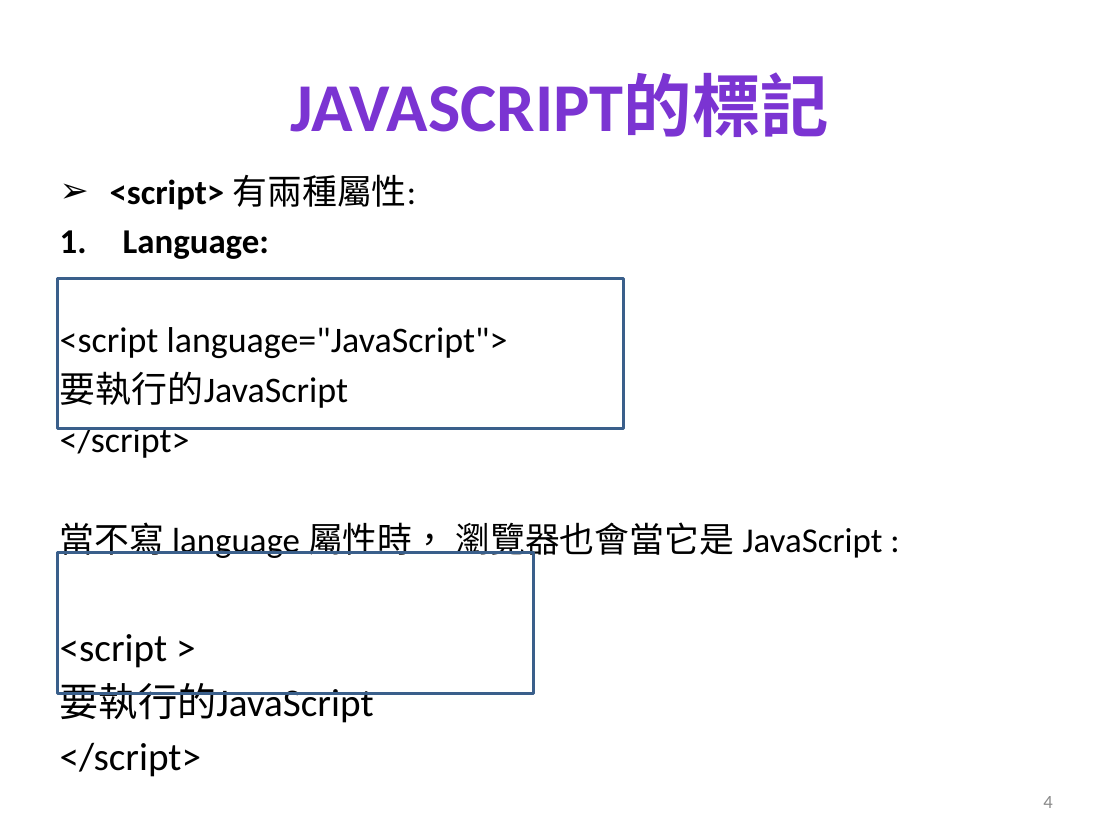
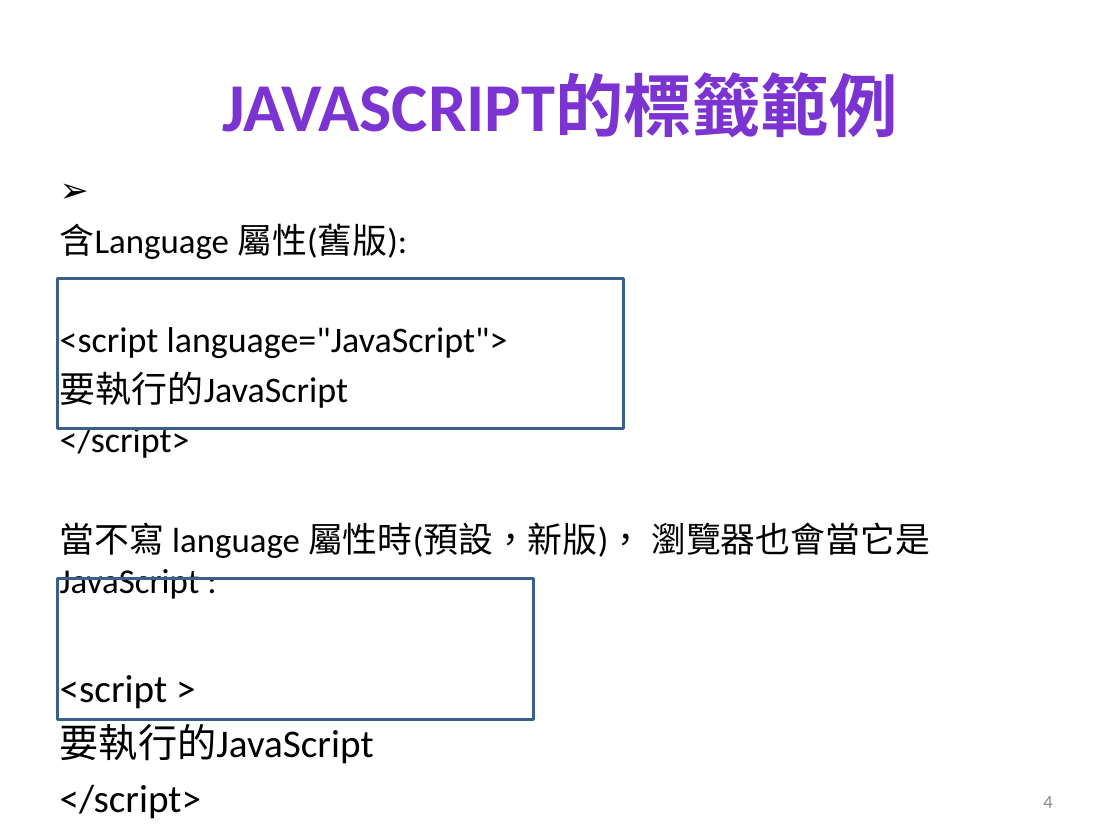
Before and after one commit to mos2718/W1, a slide deck: slide 4 of JS_Introduction/whereToWriteJS.pptx. Drawn at 1120x840 pixels with LibreOffice and Linux fonts; fonts in the diff are those of the drawing. Boxes give left, top, right and bottom in pixels: in the first picture for what was removed or moved away, otherwise in the second. Text is boxed around its words. In the diff, an @@ line names an element or a change of style, - is before the commit and + after.

```diff
--- a/JS_Introduction/whereToWriteJS.pptx
+++ b/JS_Introduction/whereToWriteJS.pptx
@@ title at (222,74,897,137): text changed @@
-JAVASCRIPT的標記
+JAVASCRIPT的標籤範例
@@ text at (60,223,407,259): text changed; bold off @@
-➢ <script> 有兩種屬性:
-1. Language:
+含Language 屬性(舊版):
@@ text at (60,522,930,599): text changed @@
-當不寫 language 屬性時， 瀏覽器也會當它是 JavaScript :
+當不寫 language 屬性時(預設，新版)， 瀏覽器也會當它是 JavaScript :
@@ rectangle: place and size @@
-rectangle at (57,552,533,693)
+rectangle at (57,579,533,720)
```
Also in this commit, not shown: 2 other slides changed, 1 slide removed.
